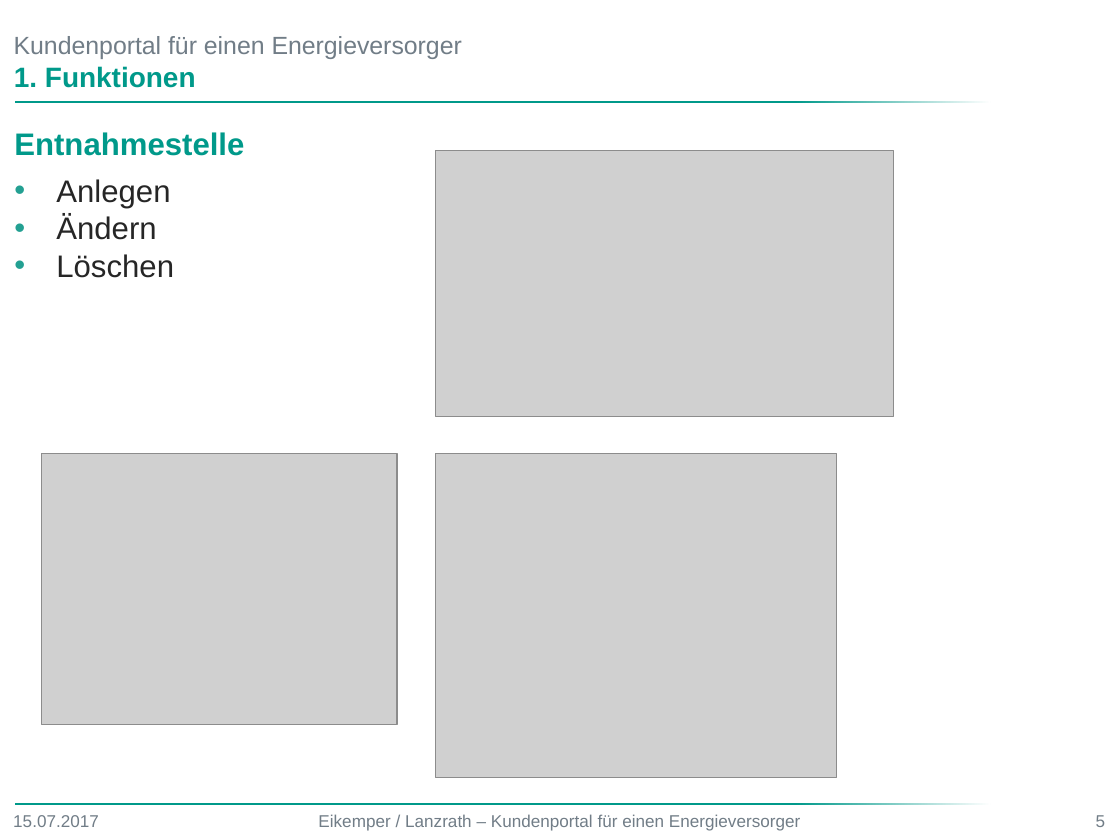
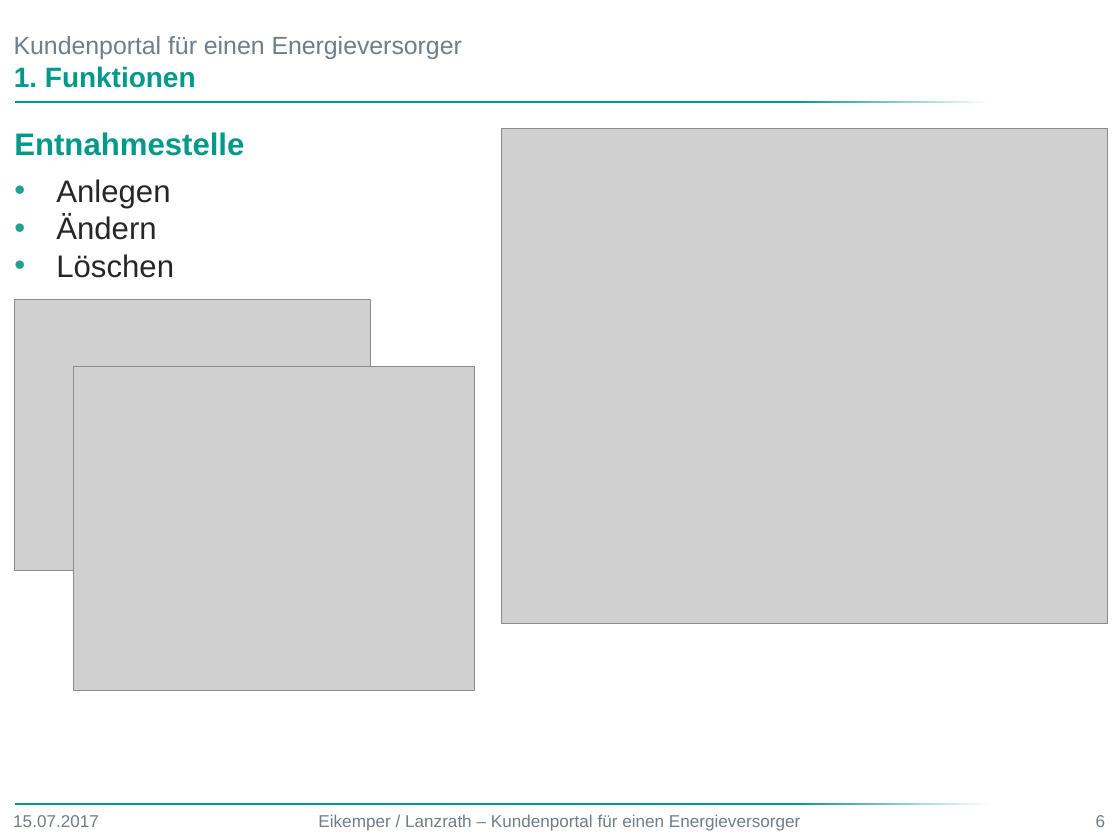
Before and after one commit to DerMagsTa/Kundenportal, a slide deck: slide 6 of Präsentation Web Programmierung.pptx (slide 5 before the commit). Drawn at 1120x840 pixels with LibreOffice and Linux fonts; fonts in the diff are those of the drawing; grey boxes stand for pictures; background and template pictures are left out. Boxes give left, top, right and bottom in pixels: in the first picture for what was removed or moved away, otherwise in the second. Text is boxed around its words. In the diff, an @@ line names an element or a change of style, - is before the commit and + after.

```diff
--- a/Präsentation Web Programmierung.pptx
+++ b/Präsentation Web Programmierung.pptx
@@ picture added at bbox=[501, 129, 1107, 623] @@
@@ picture removed at bbox=[436, 150, 894, 417] @@
@@ picture: place and size @@
-picture at bbox=[41, 454, 396, 725]
+picture at bbox=[15, 299, 370, 570]
@@ picture: place and size @@
-picture at bbox=[436, 454, 837, 778]
+picture at bbox=[73, 366, 474, 691]
@@ page number at bbox=[1096, 815, 1106, 827]: text changed @@
-5
+6
```
Also in this commit, not shown: 7 other slides changed, 2 slides added.
